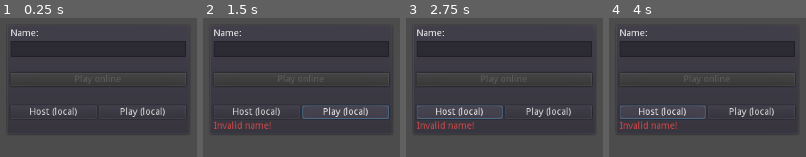
Above: before the commit, frames 1-4 (left to right).
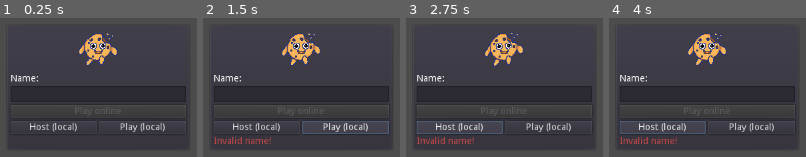
Above: after the commit, the same moments.

Repository: matzebond/FetchTogether
Game: Godot game, scene res://scenes/screens/lobby.tscn
The game is run twice, just before and just after one commit, with the same random seed, the same clock (stepped at 60 frames per second) and the same inputs.
Inputs:
- Up to frame 1 (0.25 s): no input
- Up to frame 2 (1.5 s): click "Play (local)" at 0.5 s; click "Play (local)" at 1.25 s
- Up to frame 3 (2.75 s): click "Host (local)" at 2 s
- Up to frame 4 (4 s): hold D (move_right) 2.78-3.53 s; hold S (move_down) from 3.53 s (still down)

The runs differ from the first frame. In frame 1, 9.1% of the frame differs, in the area x 5-95%, y 7-83%; in frame 2, 11%, in the area x 5-95%, y 7-91%; in frame 3, 11%; in frame 4, 11%.

Commit message:
Added cookie to lobby screen

Diff:
--- a/scenes/items/cookie.tscn
+++ b/scenes/items/cookie.tscn
@@ -38,6 +38,7 @@
 item_categories = [ 1, 5 ]
 
 [node name="animSprite" parent="." index="0"]
+rotation = 0.0864388
 frames = SubResource( 1 )
 playing = true
 
@@ -48,3 +49,6 @@
 playback_speed = 0.7
 anims/anim = SubResource( 3 )
 script = ExtResource( 5 )
+
+[node name="ShaderAnimator" parent="." index="3"]
+blend_times = [ "pulse", "end", 0.2 ]
--- a/scenes/screens/lobby.tscn
+++ b/scenes/screens/lobby.tscn
@@ -1,6 +1,35 @@
-[gd_scene load_steps=2 format=2]
+[gd_scene load_steps=8 format=2]
 
 [ext_resource path="res://scenes/screens/lobby.gd" type="Script" id=1]
+[ext_resource path="res://assets/items/cookie/cookie_0000.png" type="Texture" id=2]
+[ext_resource path="res://assets/items/cookie/cookie_0002.png" type="Texture" id=3]
+[ext_resource path="res://assets/items/cookie/cookie_0001.png" type="Texture" id=4]
+[ext_resource path="res://scenes/items/AnimationPlayerAutoStart.gd" type="Script" id=5]
+
+[sub_resource type="SpriteFrames" id=1]
+animations = [ {
+"frames": [ ExtResource( 2 ), ExtResource( 4 ), ExtResource( 3 ) ],
+"loop": true,
+"name": "default",
+"speed": 5.0
+} ]
+
+[sub_resource type="Animation" id=2]
+resource_name = "anim"
+length = 0.4
+loop = true
+tracks/0/type = "value"
+tracks/0/path = NodePath(".:rotation_degrees")
+tracks/0/interp = 1
+tracks/0/loop_wrap = true
+tracks/0/imported = false
+tracks/0/enabled = true
+tracks/0/keys = {
+"times": PoolRealArray( 0.00138778, 0.101308, 0.3, 0.39968 ),
+"transitions": PoolRealArray( 1, 1, 1, 1 ),
+"update": 0,
+"values": [ 0.0, 5.0, -5.0, 0.0 ]
+}
 
 [node name="Lobby" type="Control"]
 anchor_right = 1.0
@@ -70,14 +99,39 @@
 margin_left = 7.0
 margin_top = 7.0
 margin_right = 270.0
-margin_bottom = 160.0
+margin_bottom = 183.0
 __meta__ = {
 "_edit_use_anchors_": false
 }
 
+[node name="CenterContainer" type="CenterContainer" parent="Connect/VBoxContainer"]
+margin_right = 263.0
+margin_bottom = 64.0
+
+[node name="Control" type="Control" parent="Connect/VBoxContainer/CenterContainer"]
+margin_left = 99.0
+margin_right = 163.0
+margin_bottom = 64.0
+rect_min_size = Vector2( 64, 64 )
+
+[node name="animSprite" type="AnimatedSprite" parent="Connect/VBoxContainer/CenterContainer/Control"]
+position = Vector2( 32, 32 )
+frames = SubResource( 1 )
+playing = true
+
+[node name="AnimationPlayer" type="AnimationPlayer" parent="Connect/VBoxContainer/CenterContainer/Control"]
+root_node = NodePath("../animSprite")
+playback_speed = 0.7
+anims/anim = SubResource( 2 )
+script = ExtResource( 5 )
+__meta__ = {
+"_editor_description_": ""
+}
+
 [node name="NameLabel" type="Label" parent="Connect/VBoxContainer"]
+margin_top = 68.0
 margin_right = 263.0
-margin_bottom = 14.0
+margin_bottom = 82.0
 size_flags_horizontal = 3
 size_flags_vertical = 0
 text = "Name:"
@@ -86,9 +140,9 @@
 }
 
 [node name="Name" type="LineEdit" parent="Connect/VBoxContainer"]
-margin_top = 18.0
+margin_top = 86.0
 margin_right = 263.0
-margin_bottom = 42.0
+margin_bottom = 110.0
 size_flags_horizontal = 3
 size_flags_vertical = 2
 text = "The Warrior"
@@ -97,17 +151,17 @@
 }
 
 [node name="BtnPlayOnline" type="Button" parent="Connect/VBoxContainer"]
-margin_top = 66.0
+margin_top = 114.0
 margin_right = 263.0
-margin_bottom = 86.0
+margin_bottom = 134.0
 size_flags_horizontal = 3
 size_flags_vertical = 2
 text = "Play online"
 
 [node name="HBoxContainer" type="HBoxContainer" parent="Connect/VBoxContainer"]
-margin_top = 115.0
+margin_top = 138.0
 margin_right = 263.0
-margin_bottom = 135.0
+margin_bottom = 158.0
 
 [node name="BtnHostOffline" type="Button" parent="Connect/VBoxContainer/HBoxContainer"]
 margin_right = 129.0
@@ -125,8 +179,8 @@
 text = "Play (local)"
 
 [node name="ErrorLabel" type="Label" parent="Connect/VBoxContainer"]
-margin_top = 139.0
-margin_bottom = 153.0
+margin_top = 162.0
+margin_bottom = 176.0
 size_flags_horizontal = 2
 size_flags_vertical = 0
 custom_colors/font_color = Color( 0.820312, 0.291595, 0.291595, 1 )
